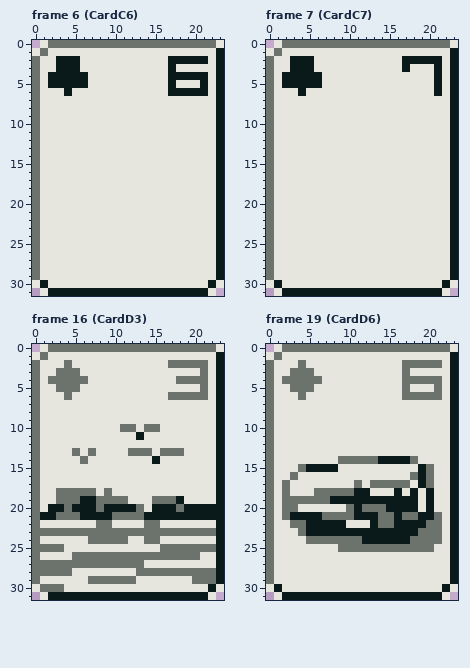
One commit to this pixel-art file: assets/atlas/card.aseprite. This is how it looked before the edit.
24x32 pixels, 61 frames. Shown: frame 6 (CardC6), frame 7 (CardC7), frame 16 (CardD3), frame 19 (CardD6). The commit also changed other frames, which this record leaves out.
Once edited:
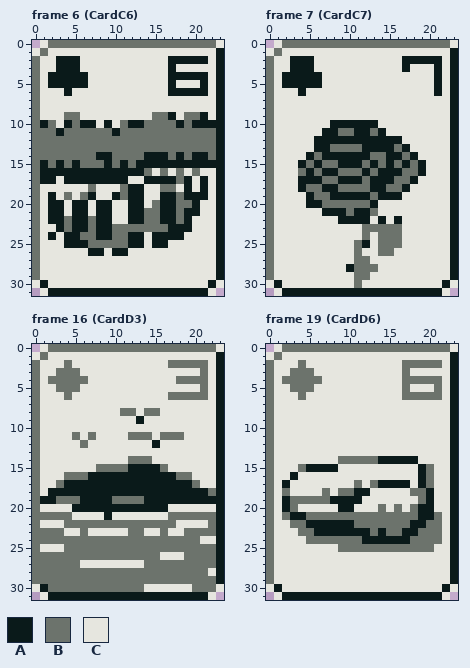
Palette (. is transparent): A #0a1a1a  B #6c736c  C #e6e6df
Difference:
Changed rows in their new state; - is an unchanged pixel.
Frame 6 (CardC6), layer "face":
first column x 1:
 9 ---BB---------BBA-BBA-
10 AB-ABAA-A-BAABBBBABAAA
11 BBABBBBBBABBBBBBBBBBBB
12 BBBBBBBBBBBBBBBBBBBBBB
13 BBBBBBBBBBBBBBBBBBBBBB
14 BBBBBBBAABBBBAAABABAAB
15 ABABABBBABABAAAAAAAAAA
16 AAAAAAAAAAAAAB-B-B-B--
17 AA-AAAAAAAA--AAAABA-A-
18 ------B---BAA--BB-A-A-
19 -A-B-BA--ABAA--AABAAA-
20 -AA-AA-AA--AA-BAABBA--
21 -AA-AA-AA--AABBAABAA--
22 -AABAABAA--AABBAABA---
23 --ABAABAABBBBBBBAAA---
24 -A-AABBAABBAA-AAAA----
25 ---AAABBBBBAA-AA------
26 ------AA-AA-----------
Frame 7 (CardC7), layer "face":
first column x 4:
10 ----AAAAAA------
11 ---AABBAABA-----
12 --AAAAAAAAAAA---
13 --AABBBBAAAABA--
14 -ABAAAAAABBAABA-
15 ABABBAAABABABABA
16 BABAABBBABAAABBA
17 AAABBAAABAAABBA-
18 ABBAABBBBAABBA--
19 -ABBAAAAABAAA---
20 -AABBBBBBA------
21 ---AAABAAB------
22 -----AAAA-A-A---
23 --------BBBBB---
24 --------B-BBB---
25 -------BA-BBB---
26 -------B--BB----
27 -------BB-------
28 ------ABBB------
29 -------BB-------
30 -------B--------
Frame 16 (CardD3), layer "face":
first column x 1:
 8 ----------BB-BB-------
 9 ------------A---------
10 ----------CC-CC-------
11 ----B-B----BBB-BBB----
12 -----B--------A-------
13 ----C-C----CCC-CCC----
14 -----C-----BBBC-------
15 -------BBBBAAAAB------
16 ---BBBAAAAAAAAAAABB---
17 --BAAAAAAAAAAAAAAAAB--
18 -AAAAAAAAAAAAAAAAAAAAB
19 AA-----AA--BBAAAA-AAAA
20 -CCC---A----AA--CCCCCC
21 BB--CCCC-CCCCCCCBBBBBB
22 ---BBBB--BBBB--BB----B
23 ---CC-CCCCC--CC-CC----
24 BBBBBB-----BB--BBBBB--
25 CCCBBBBBBBBBBBB-------
26 BBBB-----------CCC--BB
27 -----CCCCCCCCBBBBBBBBB
28 ----BBBBBBBB---------C
29 BBBBBB------BBBBBBB---
30 A--BBBBBBBBBB------BBB
Frame 19 (CardD6), layer "face":
first column x 2:
14 ----------------A-
16 -A--------------C-
17 A-----------AAAA--
18 ----C-C-------C-BB
19 A---------CCCCCCCB
20 A------AACCC-CBCBA
21 ---BB----BBB--B---
22 --------ABBB--BB--
23 ---B-------B-BB---
Changed places in both pictures, as pixel boxes (x1, y1, x2, y2):
changed: (40, 112, 216, 256)
changed: (298, 120, 426, 288)
changed: (40, 408, 216, 592)
changed: (282, 456, 426, 536)
